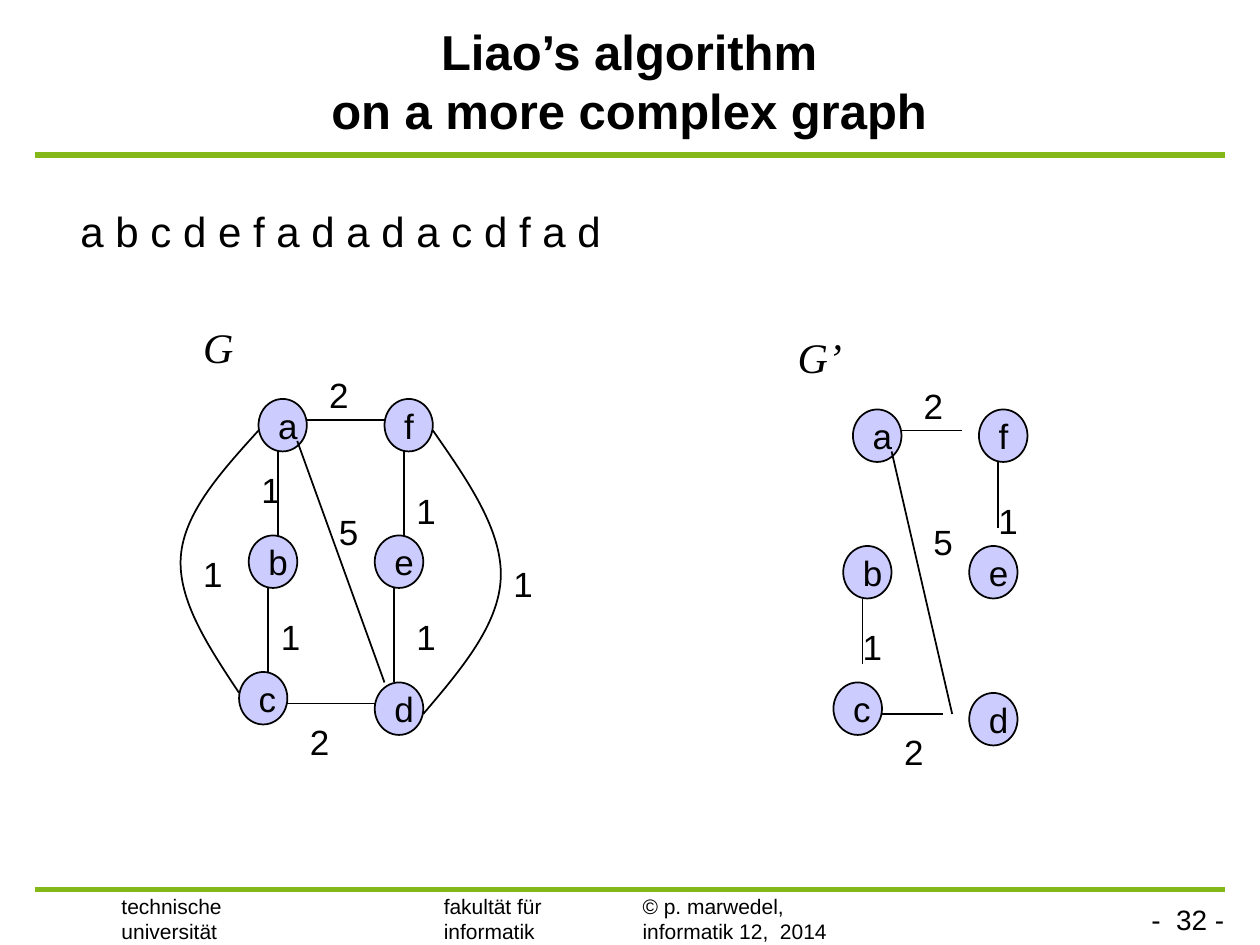
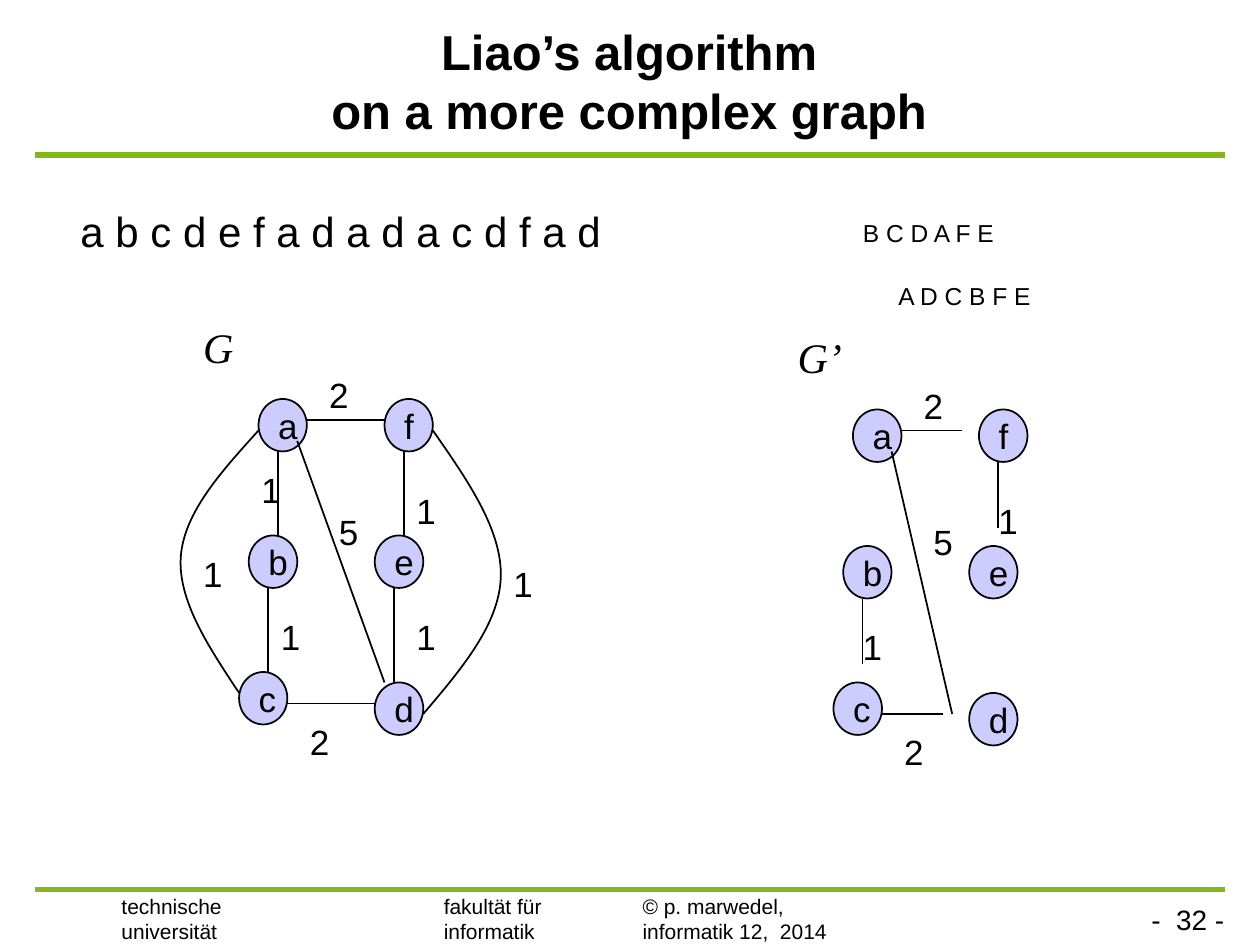
Before and after one commit to AzmayenSabil/University-4-1, a slide deck: slide 32 of SWE4739-Embedded_Software/5-ESD-optimizations.pptx. Drawn at 1260x945 pixels with LibreOffice and Linux fonts; fonts in the diff are those of the drawing; background and template pictures are left out. Boxes give left, top, right and bottom in pixels: in the first picture for what was removed or moved away, otherwise in the second. Text is boxed around its words. In the diff, an @@ line names an element or a change of style, - is before the commit and + after.

```diff
--- a/SWE4739-Embedded_Software/5-ESD-optimizations.pptx
+++ b/SWE4739-Embedded_Software/5-ESD-optimizations.pptx
@@ text added at box(863, 225, 993, 243), 14 pt, text #000000 @@
+B C D A F E
@@ text added at box(898, 288, 1030, 306), 14 pt, text #000000 @@
+A D C B F E
```
Also in this commit, not shown: 7 other files.
